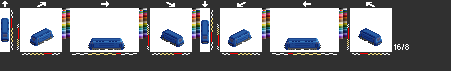
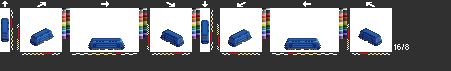
The second 451×71 image is a revision of the first. Changes to its layers:
painted on "ea" over bbox(38, 34, 374, 48)
